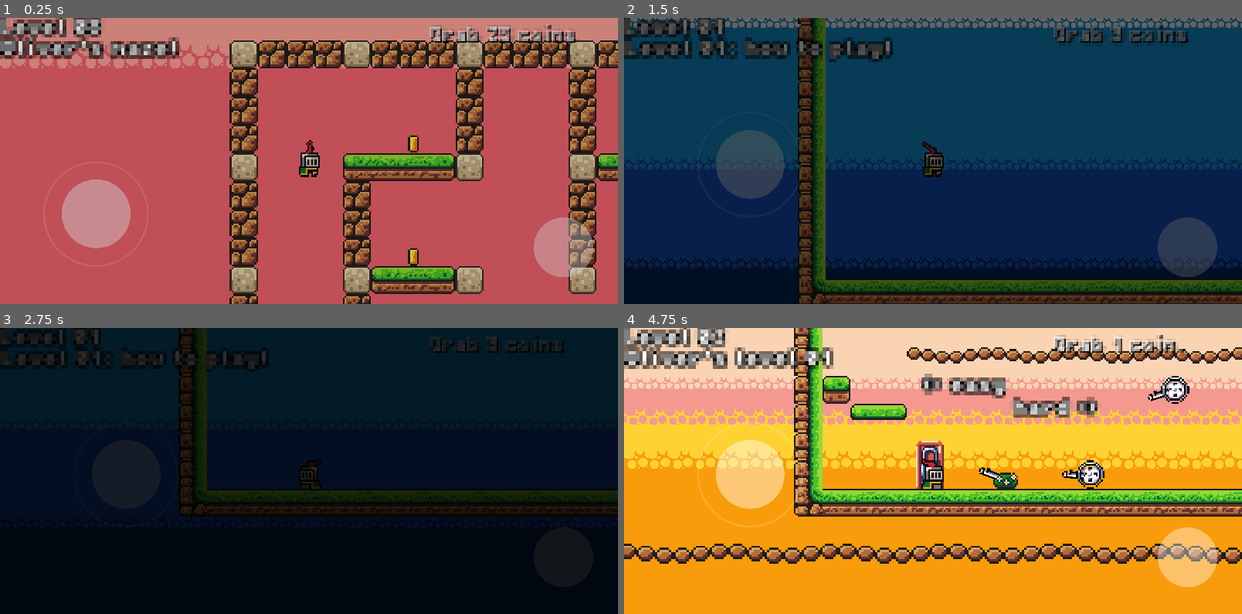
Above: before the commit, frames 1-4 (two rows, left to right).
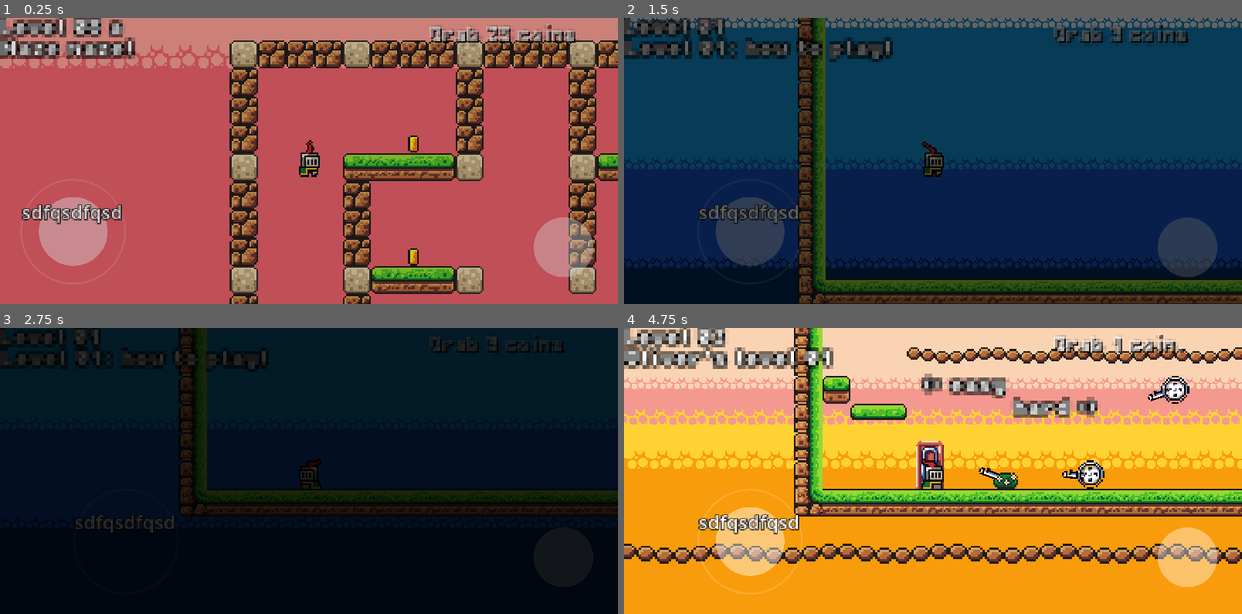
Above: after the commit, the same moments.

Repository: olivierpons/godot-prout-2d
Game: Godot game, scene res://scene/levels/level_08.tscn
The game is run twice, just before and just after one commit, with the same random seed, the same clock (stepped at 60 frames per second) and the same inputs.
Inputs (mouse positions are in pixels of both pictures, inside the frame that each line leads up to):
- Up to frame 1 (0.25 s): no input
- Up to frame 2 (1.5 s): move the mouse to (1068, 146) at 0.52 s; hold D (move_right) 0.53-1.25 s; tap X (next_level) at 0.6 s; click (1068, 146) at 0.67 s; tap Delete (jump) at 0.77 s; drag from (809, 175) to (902, 218) at 1.27 s
- Up to frame 3 (2.75 s): move the mouse to (370, 408) at 2.02 s; hold A (move_left) from 2.03 s (still down); tap X (next_level) at 2.1 s; click (370, 408) at 2.17 s
- Up to frame 4 (4.75 s): release A (move_left) at 2.75 s; drag from (902, 528) to (747, 428) at 2.77 s; move the mouse to (1118, 513) at 3.52 s; hold D (move_right) 3.53-4.25 s; tap X (next_level) at 3.6 s; click (1118, 513) at 3.67 s; tap Delete (jump) at 3.77 s; drag from (747, 428) to (840, 399) at 4.27 s

The runs differ from the first frame. In frame 1, 4.3% of the frame differs, in the area x 0-29%, y 0-87%; in frame 2, 4.4%; in frame 3, 0.3%; in frame 4, 5.0%, in the area x 11-29%, y 32-94%.

Commit message:
New Joystick still not working

Diff:
--- a/scene/levels/level_08.tscn
+++ b/scene/levels/level_08.tscn
@@ -77,7 +77,7 @@
 scale = Vector2(0.17, 0.17)
 
 [node name="mobile-joystick" parent="Player/Camera2D" instance=ExtResource("6_wcp6a")]
-position = Vector2(-121, 68)
+position = Vector2(-134, 40)
 scale = Vector2(0.4, 0.4)
 
 [node name="LabelLevel" type="Label" parent="Player/Camera2D"]
@@ -91,7 +91,7 @@
 theme_override_constants/shadow_outline_size = 4
 theme_override_fonts/font = ExtResource("7_efxrt")
 theme_override_font_sizes/font_size = 8
-text = "Level 08"
+text = "Level 08 a"
 
 [node name="LabelDesc" type="Label" parent="Player/Camera2D"]
 offset_left = -175.0
@@ -104,7 +104,7 @@
 theme_override_constants/shadow_outline_size = 4
 theme_override_fonts/font = ExtResource("7_efxrt")
 theme_override_font_sizes/font_size = 8
-text = "Oliver's maze!"
+text = "Maze maze!"
 
 [node name="FadeInOut" parent="Player" instance=ExtResource("8_s5f6x")]
 visible = false
--- a/scene/mobile_joystick.tscn
+++ b/scene/mobile_joystick.tscn
@@ -6,25 +6,17 @@
 [ext_resource type="Texture2D" uid="uid://ceimseawi8b07" path="res://assets/sprites/joystick_mobile/knob.png" id="4_lsjmd"]
 [ext_resource type="Texture2D" uid="uid://b004f151aiugy" path="res://assets/sprites/joystick_mobile/circle.png" id="4_mjudl"]
 
-[sub_resource type="RectangleShape2D" id="RectangleShape2D_sw8p8"]
-size = Vector2(150, 100)
-
-[sub_resource type="RectangleShape2D" id="RectangleShape2D_15l88"]
-size = Vector2(150, 100)
-
-[sub_resource type="RectangleShape2D" id="RectangleShape2D_2w3ek"]
-size = Vector2(150, 150)
+[sub_resource type="CircleShape2D" id="CircleShape2D_agd85"]
+radius = 65.05
 
 [node name="mobile-joystick" type="Node2D"]
 script = ExtResource("1_jlxgm")
-circle_size = 80.0
 
 [node name="right" type="TouchScreenButton" parent="."]
 visible = false
 self_modulate = Color(1, 1, 1, 0.27451)
 position = Vector2(13, -48)
 texture_normal = ExtResource("2_k2yxb")
-shape = SubResource("RectangleShape2D_sw8p8")
 passby_press = true
 
 [node name="left" type="TouchScreenButton" parent="."]
@@ -33,36 +25,34 @@
 position = Vector2(-158, -48)
 scale = Vector2(1.107, 1)
 texture_normal = ExtResource("3_18aie")
-shape = SubResource("RectangleShape2D_15l88")
 passby_press = true
 
 [node name="joystick circle" type="Sprite2D" parent="."]
 self_modulate = Color(1, 1, 1, 0.145098)
-position = Vector2(0, -95)
 scale = Vector2(0.15, 0.15)
 texture = ExtResource("4_mjudl")
 
 [node name="knob" type="Sprite2D" parent="."]
 self_modulate = Color(1, 1, 1, 0.439216)
-position = Vector2(0, -95)
 scale = Vector2(0.49, 0.49)
 texture = ExtResource("4_lsjmd")
 
 [node name="joystick" type="TouchScreenButton" parent="."]
-position = Vector2(-1.00001, -94.0001)
 scale = Vector2(1.2, 1.2)
-shape = SubResource("RectangleShape2D_2w3ek")
+shape = SubResource("CircleShape2D_agd85")
+passby_press = true
 
 [node name="Label" type="Label" parent="."]
-visible = false
-offset_left = -123.0
-offset_top = -98.0
-offset_right = 107.0
-offset_bottom = -39.0
+offset_left = -116.0
+offset_top = -48.0
+offset_right = 114.0
+offset_bottom = -11.0
 theme_override_colors/font_outline_color = Color(0, 0, 0, 1)
-theme_override_constants/outline_size = 60
-theme_override_font_sizes/font_size = 43
+theme_override_constants/outline_size = 5
+theme_override_font_sizes/font_size = 27
 text = "sdfqsdfqsd"
+horizontal_alignment = 1
+vertical_alignment = 1
 
 [connection signal="pressed" from="right" to="." method="_on_right_pressed"]
 [connection signal="released" from="right" to="." method="_on_right_released"]
--- a/scripts/mobile/joystick.gd
+++ b/scripts/mobile/joystick.gd
@@ -5,30 +5,40 @@
 @export var return_duration: float =  0.5
 @export var circle_size: float = 100  # Ajustez cette valeur selon vos besoins
 var current_direction: Vector2 = Vector2.ZERO
-var is_dragging = false
+var index_dragging: int = -1
 
 var knob_original_position: Vector2
 
 func _ready():
-	knob_original_position = knob.position
+	knob_original_position = knob.global_position
 
 func _input(event):
-	if event is InputEventScreenDrag and is_dragging:
-		update_knob_position(get_global_mouse_position())
-	elif event is InputEventScreenTouch and event.pressed:
-		if is_inside_circle(event.position):
-			is_dragging = true
-			update_knob_position(event.position)
-	elif event is InputEventScreenTouch and not event.pressed:
-		is_dragging = false
-		_on_joystick_released()
+	if event is InputEventScreenDrag and index_dragging >= 0:
+		if event.get_index() == index_dragging:
+			print("InputEventScreenDrag: ", event.get_index())
+			update_knob_position(get_global_mouse_position())
+	elif event is InputEventScreenTouch:
+		if event.pressed:
+			print("InputEventScreenTouch pressed ", event.position, ": ", event.get_index())
+			if is_inside_circle(get_global_mouse_position()):
+				print("is_inside_circle()!")
+				index_dragging = event.get_index()
+				update_knob_position(get_global_mouse_position())
+		else:
+			print("InputEventScreenTouch released: ", event.get_index())
+			index_dragging = -1
+			_on_joystick_released()
 
 func _on_joystick_pressed():
-	if is_inside_circle(get_global_mouse_position()):
-		is_dragging = true
-		update_knob_position(get_global_mouse_position())
+	print("_on_joystick_pressed")
+#	if is_inside_circle(get_global_mouse_position()):
+#		is_dragging = true
+#		update_knob_position(get_global_mouse_position())
 
 func _on_joystick_released():
+	if index_dragging >= 0:
+		return
+	print("_on_joystick_released")
 	var tween = create_tween()
 	tween.tween_property(
 		knob, "position", knob_original_position, return_duration
@@ -41,7 +51,7 @@
 		offset = offset.normalized() * circle_size
 	knob.position = knob_original_position + offset
 	var joypad_value = offset / circle_size
-	# label.text = "Joypad Value: " + str(joypad_value)
+	label.text = "Joypad Value: " + str(joypad_value)
 
 	var new_direction = Vector2.ZERO
 	if joypad_value.x < -0.1:
@@ -59,23 +69,30 @@
 		current_direction = new_direction
 
 func update_input_actions(direction: Vector2):
+	label.text = ""
 	if direction.x == -1:
+		label.text += "<"
 		Input.action_press("move_left")
 		Input.action_release("move_right")
 	elif direction.x == 1:
+		label.text += ">"
 		Input.action_press("move_right")
 		Input.action_release("move_left")
 	else:
+		label.text += "-"
 		Input.action_release("move_left")
 		Input.action_release("move_right")
 
 	if direction.y == -1:
+		label.text += "n"
 		Input.action_press("move_up")
 		Input.action_release("move_down")
 	elif direction.y == 1:
+		label.text += "v"
 		Input.action_press("move_down")
 		Input.action_release("move_up")
 	else:
+		label.text += "-"
 		Input.action_release("move_up")
 		Input.action_release("move_down")
 
@@ -86,4 +103,7 @@
 	Input.action_release("move_down")
 
 func is_inside_circle(position: Vector2) -> bool:
-	return (to_local(position) - knob_original_position).length() <= circle_size
+	print("position: ", position, ", knob.global_position: ", knob.global_position)
+	var diff = position - knob.global_position
+	#print("diff.length(): ", diff.length())
+	return diff.length() <= circle_size
Not shown: 1 places in scene/mobile_joystick.tscn that only renumber resources
Not shown, changed: export/index.html
Not shown, changed: export/index.js
Not shown, changed: export/index.pck
Not shown, changed: export/index.service.worker.js
Not shown, changed: export/index.wasm
